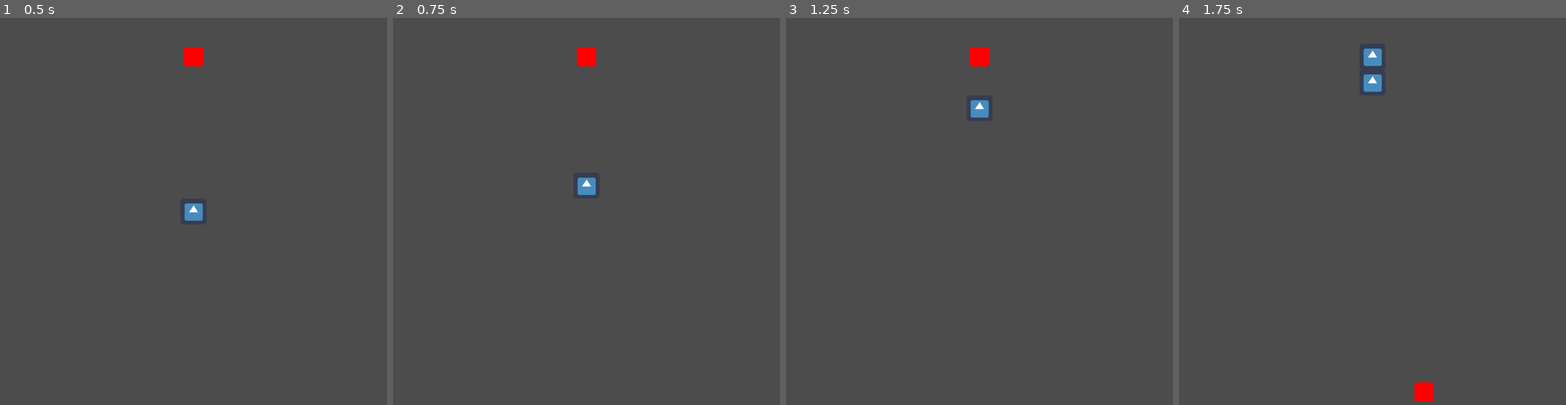
Above: before the commit, frames 1-4 (left to right).
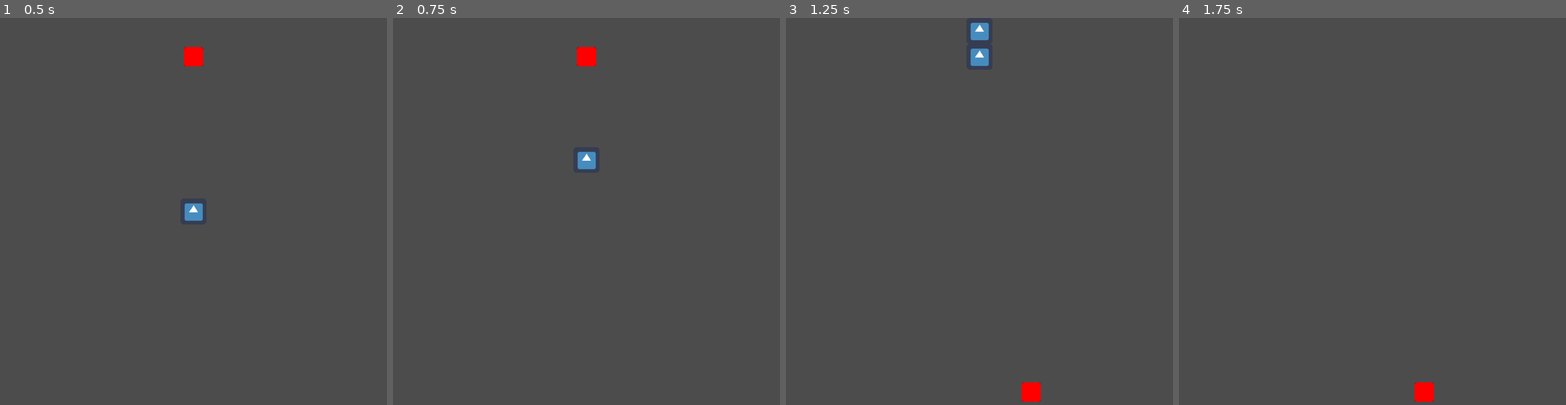
Above: after the commit, the same moments.

Repository: Jacopo-G/game-dev-learning
Game: Godot game, scene res://MainGame.tscn
Two runs of this game, one before a commit and one after it. Both use one fixed random seed, a clock stepped at 60 frames per second and the inputs below. The engine's default icon, where the game draws it, is replaced by a stand-in: a white triangle on a blue panel in a dark square.
Inputs:
- Up to frame 1 (0.5 s): no input
- Up to frame 2 (0.75 s): tap Enter at 0.5 s; hold W (move_up) from 0.53 s (still down)
- Up to frame 3 (1.25 s): keep holding W (move_up)
- Up to frame 4 (1.75 s): keep holding W (move_up)

Frame 1 is identical in both runs. In frame 2, 0.4% of the frame differs, in the area x 47-53%, y 34-46%; in frame 3, 0.9%, in the area x 47-66%, y 1-100%; in frame 4, 0.4%.

Commit message:
Add death on leaving layout or collision

Diff:
--- a/Exploration/Snake/MainGame.gd
+++ b/Exploration/Snake/MainGame.gd
@@ -1,7 +1,9 @@
 extends Node2D
 
 var snake_body = [Vector2(7, 7)]
+var snake_head = snake_body[0]
 var last_direction
+var sliced_body
 
 var apple_pos
 var index = Vector2.ZERO
@@ -35,8 +37,9 @@
 		$SnakeAppleMap.set_cell(part.x, part.y, 0, false, false, false, index)
 
 func _on_SnakeGameTick_timeout():
+	sliced_body = snake_body.slice(1, -1)
 	snake_body.append(Vector2(snake_body[-1].x + direction.x, snake_body[-1].y + direction.y))
-	print(apple_pos, snake_body)
+	snake_head = snake_body[0]
 	if apple_pos in snake_body:
 		pass
 		spawn_apple()
@@ -44,5 +47,9 @@
 		$SnakeAppleMap.set_cell(snake_body[0].x, snake_body[0].y, -1, false, false, false, index)
 		snake_body.remove(0)
 #		print(snake_body)
+	if snake_head in sliced_body or snake_head.x < 0 or snake_head.x > 14 or snake_head.y < 0 or snake_head.y > 14:
+		$SnakeGameTick.stop()
+#		get_tree().change_scene("res://MainGame.tscn")
+		print("DEAD") #TODO ADD DEATH
 	last_direction = direction
 	make_snake()
--- a/Exploration/Snake/MainGame.tscn
+++ b/Exploration/Snake/MainGame.tscn
@@ -42,7 +42,7 @@
 format = 1
 
 [node name="SnakeGameTick" type="Timer" parent="."]
-wait_time = 0.2
+wait_time = 0.1
 autostart = true
 
 [connection signal="timeout" from="SnakeGameTick" to="." method="_on_SnakeGameTick_timeout"]
